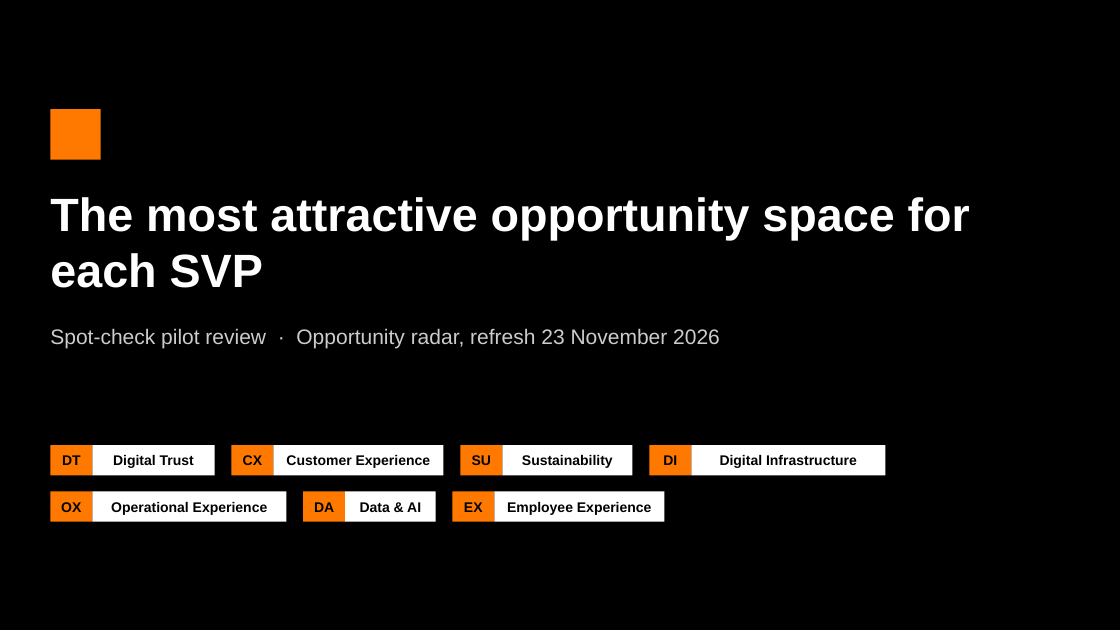
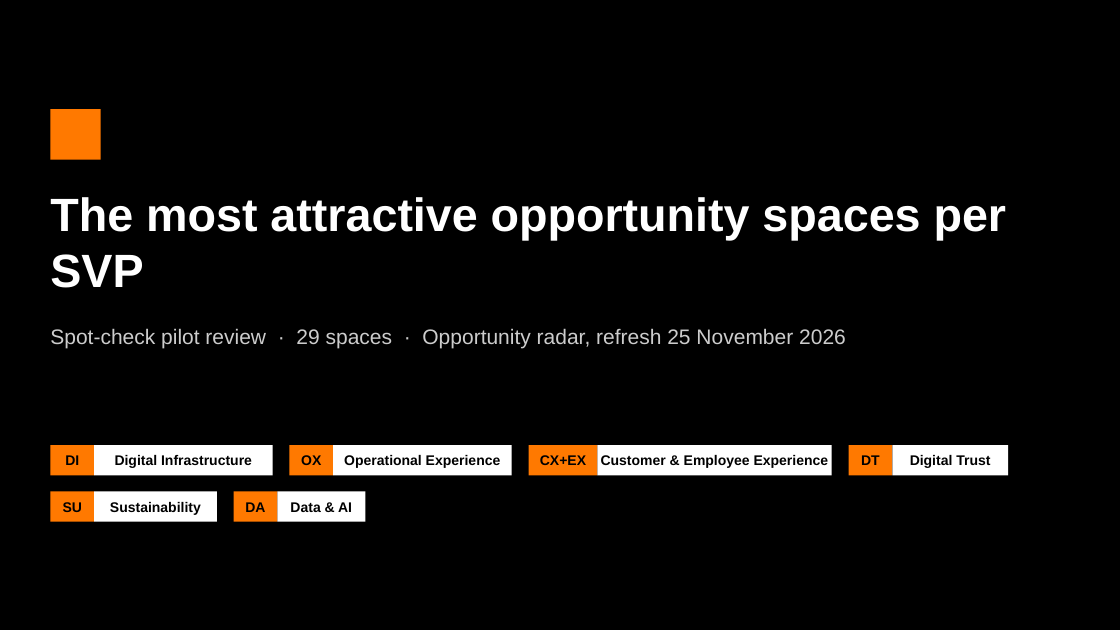
Before and after one commit to stepvda/orange_merge, a slide deck: slide 1 of docs/spotcheck-pilot-review.pptx. Drawn at 1120x630 pixels with LibreOffice and Linux fonts; fonts in the diff are those of the drawing. Boxes give left, top, right and bottom in pixels: in the first picture for what was removed or moved away, otherwise in the second. Text is boxed around its words. In the diff, an @@ line names an element or a change of style, - is before the commit and + after.

```diff
--- a/docs/spotcheck-pilot-review.pptx
+++ b/docs/spotcheck-pilot-review.pptx
@@ text at <box>50,197,1007,288</box>: text changed @@
-The most attractive opportunity space for each SVP
+The most attractive opportunity spaces per SVP
@@ text at <box>50,328,846,348</box>: text changed @@
-Spot-check pilot review · Opportunity radar, refresh 23 November 2026
+Spot-check pilot review · 29 spaces · Opportunity radar, refresh 25 November 2026
@@ rectangle: place and size @@
-rectangle at <box>92,445,215,476</box>
+rectangle at <box>94,445,273,476</box>
@@ rectangle: place and size @@
-rectangle at <box>231,445,273,476</box>
+rectangle at <box>290,445,334,476</box>
@@ rectangle: place and size @@
-rectangle at <box>273,445,443,476</box>
+rectangle at <box>334,445,513,476</box>
@@ rectangle: place and size @@
-rectangle at <box>460,445,502,476</box>
+rectangle at <box>528,445,597,476</box>
@@ rectangle: place and size @@
-rectangle at <box>502,445,633,476</box>
+rectangle at <box>597,445,832,476</box>
@@ rectangle: place and size @@
-rectangle at <box>649,445,691,476</box>
+rectangle at <box>849,445,892,476</box>
@@ rectangle: place and size @@
-rectangle at <box>691,445,886,476</box>
+rectangle at <box>892,445,1008,476</box>
@@ text at <box>65,455,79,465</box>: text changed @@
-DT
+DI
@@ text at <box>115,455,252,468</box>: text changed @@
-Digital Trust
+Digital Infrastructure
@@ text at <box>301,455,321,465</box>: text changed @@
-CX
+OX
@@ text at <box>344,455,501,468</box>: text changed @@
-Customer Experience
+Operational Experience
@@ text removed at <box>472,455,491,465</box> @@
-SU
@@ text at <box>540,455,586,465</box>: text changed @@
-EX
+CX+EX
@@ text at <box>601,455,829,468</box>: text changed @@
-Employee Experience
+Customer & Employee Experience
@@ text at <box>861,455,880,465</box>: text changed @@
-DI
+DT
@@ text at <box>910,455,990,468</box>: text changed @@
-Digital Infrastructure
+Digital Trust
@@ text at <box>63,502,82,512</box>: text changed @@
-OX
+SU
@@ rectangle: place and size @@
-rectangle at <box>92,492,287,522</box>
+rectangle at <box>94,492,217,522</box>
@@ text "Sustainability": place and size @@
-text "Sustainability" at <box>522,455,613,468</box>
+text "Sustainability" at <box>110,502,201,515</box>
@@ text removed at <box>111,502,268,515</box> @@
-Operational Experience
@@ 2 texts, 2 rectangles: place and size @@
-2 texts, 2 rectangles at <box>303,492,435,522</box>
+2 texts, 2 rectangles at <box>234,492,365,522</box>
@@ rectangle removed at <box>452,492,494,522</box> @@
@@ rectangle removed at <box>494,492,664,522</box> @@
```
Also in this commit, not shown: 30 slides added, 8 slides removed, 6 other files.
